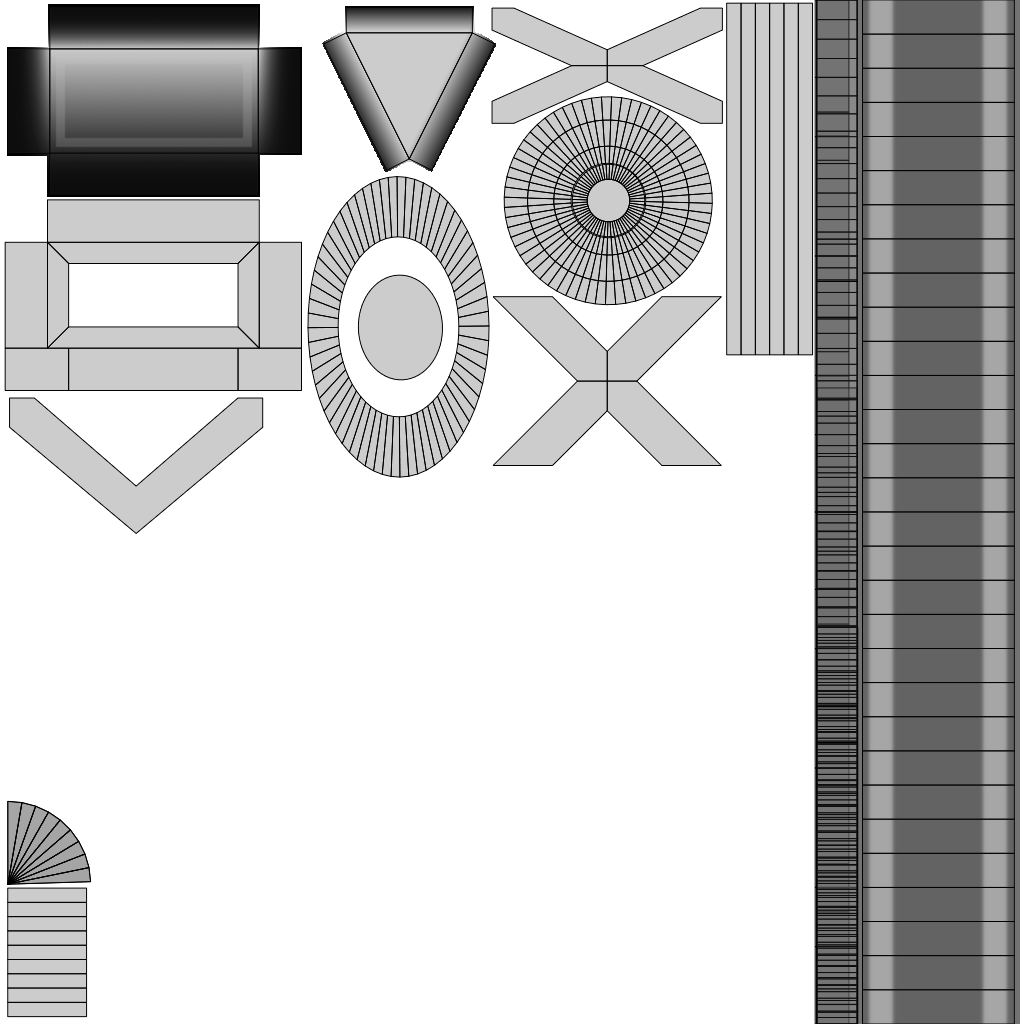
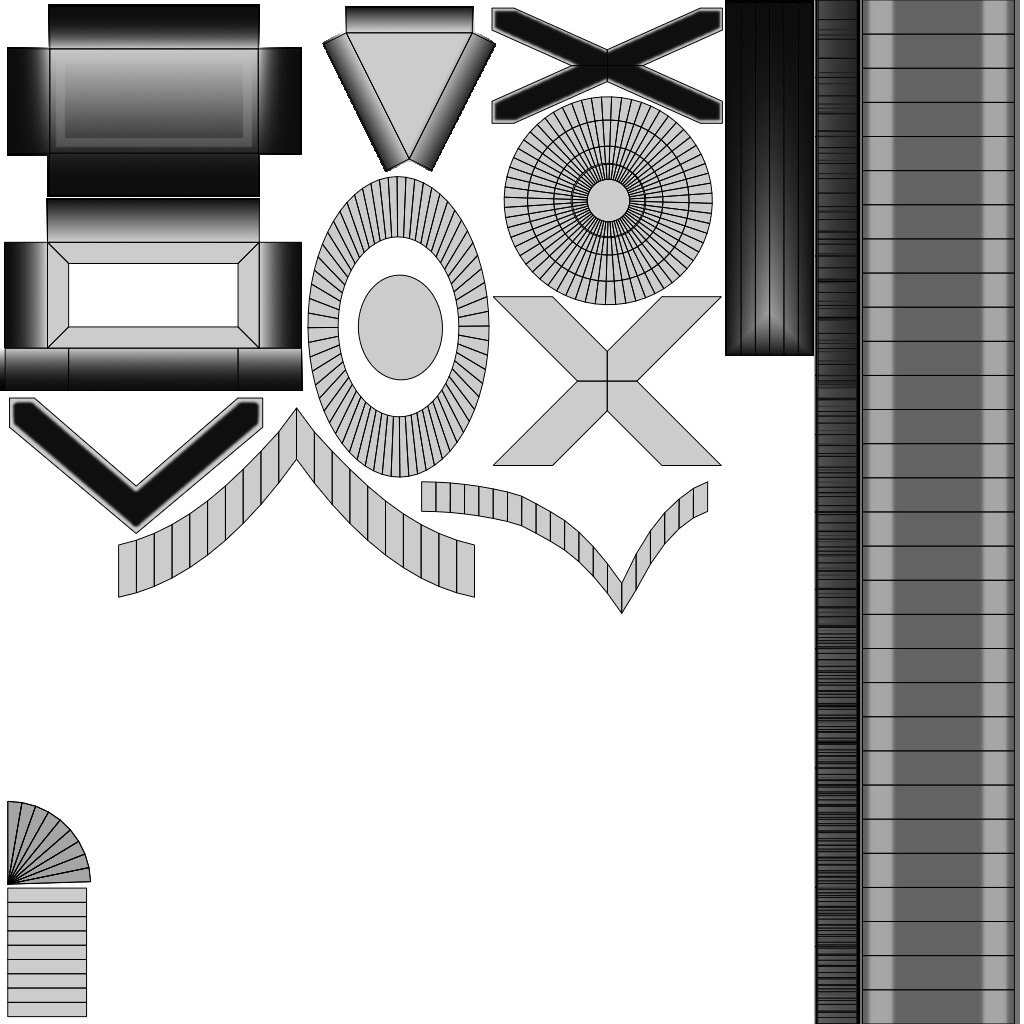
Layered file, before and after one edit (1024 × 1024). Changes by layer:
added layer "uvSlap" in group "uvLayout" over [421, 0, 858, 1024]
added layer "uvPop" in group "uvLayout" over [118, 0, 859, 1024]
added group "Tap" with 1 layers above "Border" over [11, 400, 262, 530]
added layer "Layer #16" (99%) in group "Tap" over [11, 400, 262, 530]
added group "Border" with 1 layers above "FretMute" over [814, 0, 860, 1024]
added layer "Layer #17" in group "Border" over [814, 0, 860, 1024]
added group "NoteFretboard" with 4 layers above "NoteStand" over [0, 198, 303, 391]
added layer "Layer #15" in group "NoteFretboard" over [46, 198, 260, 241]
added layer "Layer #14" in group "NoteFretboard" over [4, 242, 47, 348]
added layer "Layer #13" in group "NoteFretboard" over [260, 242, 302, 348]
added layer "Layer #12" in group "NoteFretboard" over [0, 348, 303, 391]
added group "NoteStand" with 2 layers above "Harmonic" over [725, 0, 814, 356]
added layer "Layer #11" in group "NoteStand" over [725, 0, 814, 355]
added layer "Layer #10" in group "NoteStand" over [725, 0, 814, 356]
added group "Harmonic" with 1 layers above "PinchHarmonic" over [501, 92, 718, 123]
added layer "Layer #20" (70%) in group "Harmonic" over [501, 92, 718, 123]
added group "PinchHarmonic" (70%) with 1 layers above "PalmMute" over [304, 417, 362, 480]
added layer "Layer #18" in group "PinchHarmonic" over [304, 417, 362, 480]
added group "PalmMute" with 1 layers above "Sustain" over [493, 8, 722, 123]
added layer "Layer #9" (99%) in group "PalmMute" over [493, 8, 722, 123]
